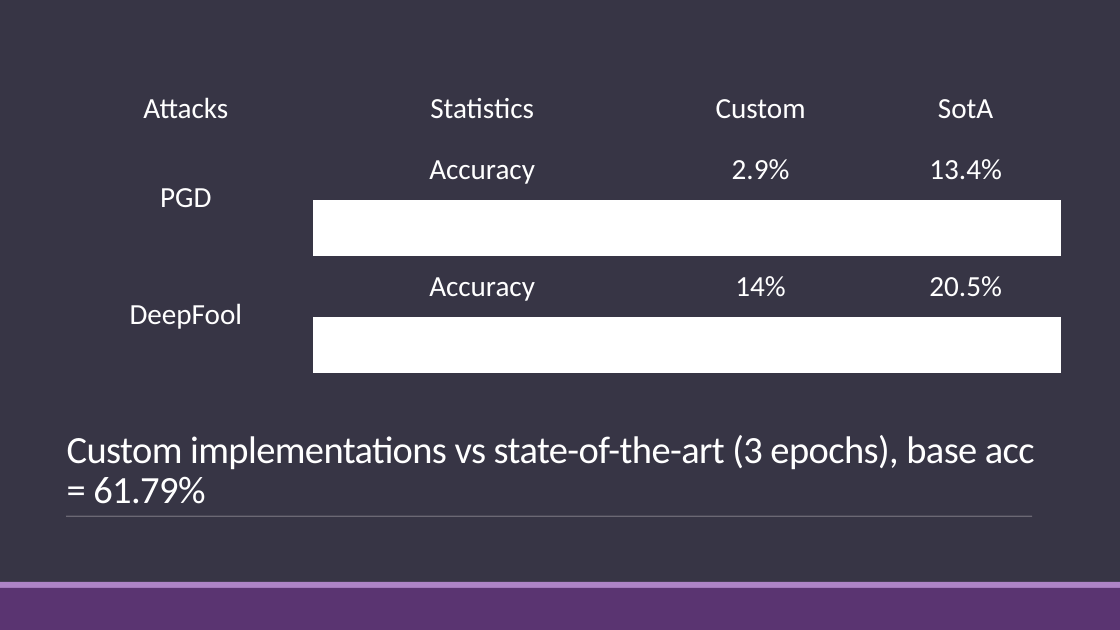
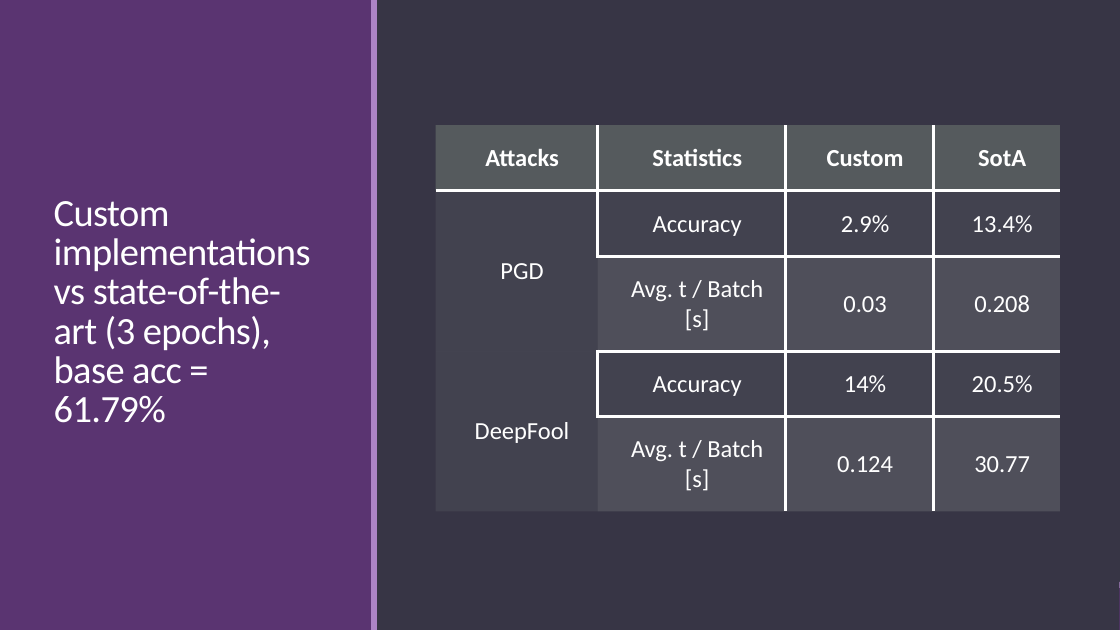
Before and after one commit to somecomfyguy/Project_IA3, a slide deck: slide 20 of project_ia3_presentation.pptx. Drawn at 1120x630 pixels with LibreOffice and Linux fonts; fonts in the diff are those of the drawing. Boxes give left, top, right and bottom in pixels: in the first picture for what was removed or moved away, otherwise in the second. Text is boxed around its words. In the diff, an @@ line names an element or a change of style, - is before the commit and + after.

```diff
--- a/project_ia3_presentation.pptx
+++ b/project_ia3_presentation.pptx
@@ rectangle: place and size @@
-rectangle at (0,0,1120,582)
+rectangle at (0,0,1120,630)
@@ rectangle added at (0,0,372,630), fill #5A3471 @@
@@ rectangle added at (371,0,377,630), fill #AD84C6 @@
@@ title "Custom implementations vs state-of-the-art (3 ...": place and size @@
-title "Custom implementations vs state-of-the-art (3 ..." at (67,435,1035,504)
+title "Custom implementations vs state-of-the-art (3 ..." at (54,201,311,423)
@@ title "Custom implementations vs state-of-the-art (3 ..." at (54,201,311,423): vertical alignment bottom to middle @@
@@ table at (436,125,1061,512) @@
@@ fill none to #636B68 at 70% opacity in row 1 @@
@@ fill none to #878E8B at 15% opacity in 8 cells @@
@@ fill #FFFFFF to #878E8B at 30% opacity in 6 cells @@
@@ size 25 to 21 pt in "Attacks", "Statistics", "Custom", "SotA" and 12 more places @@
@@ bold on in "Attacks", "Statistics", "Custom", "SotA" @@
@@ borders changed @@
@@ table: place and size @@
-table at (58,78,1060,372)
+table at (436,125,1061,512)
@@ line removed from (66, 516) to (1033, 516) @@
@@ rectangle removed at (0,582,1120,588) @@
@@ rectangle removed at (0,588,1120,630) @@
@@ rectangle added at (0,588,1120,630), fill #5A3471 @@
@@ rectangle added at (0,582,1120,588), fill #AD84C6 @@
```
Also in this commit, not shown: 1 other slide changed.
